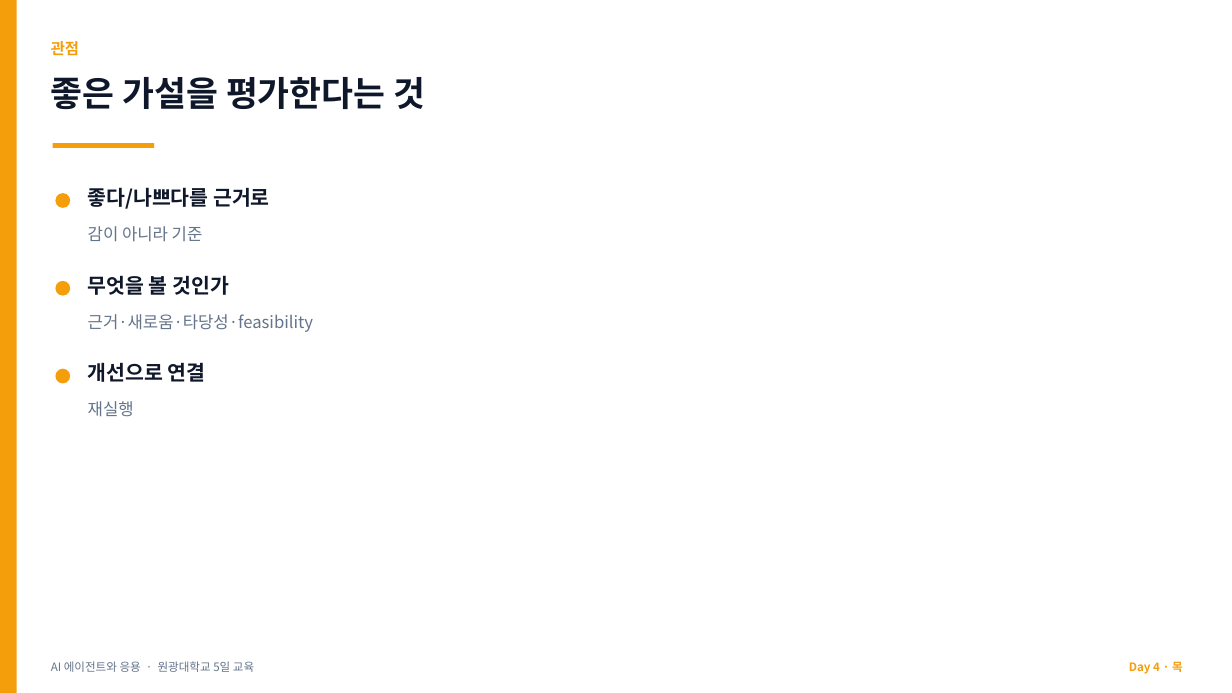
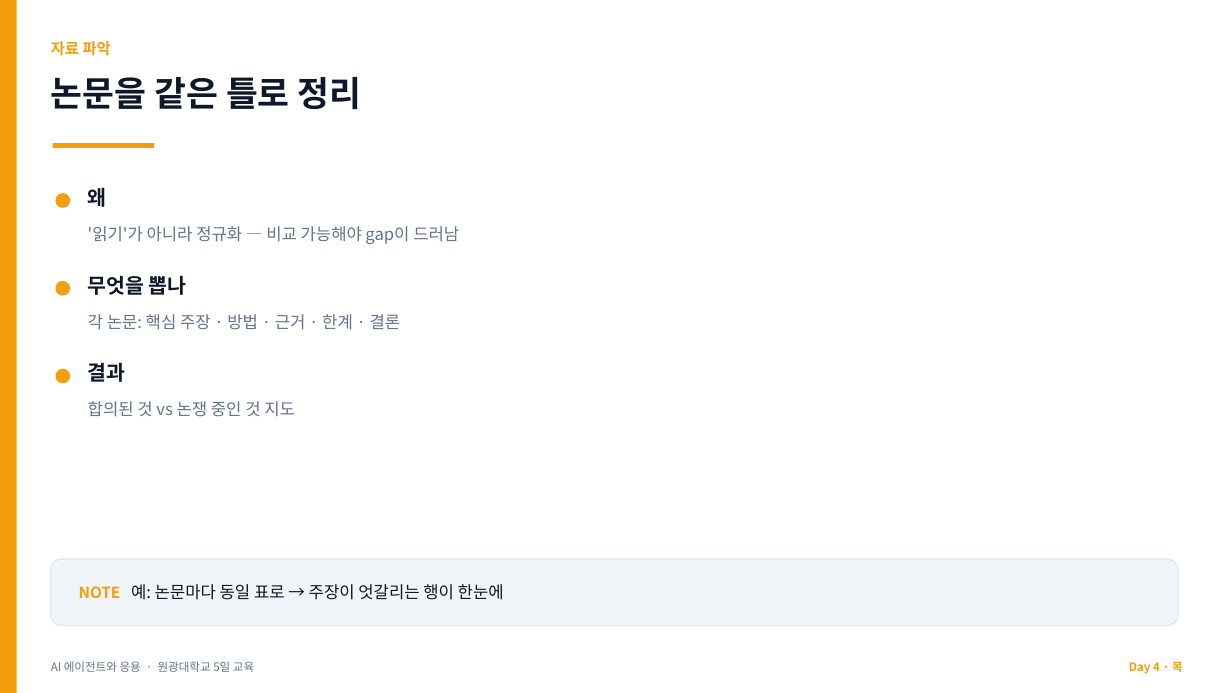
Before and after one commit to jyshin-22/wku-ai-agent-program, a slide deck: slide 14 of slides/day4.pptx (slide 19 before the commit). Drawn at 1232x693 pixels with LibreOffice and Linux fonts; fonts in the diff are those of the drawing. Boxes give left, top, right and bottom in pixels: in the first picture for what was removed or moved away, otherwise in the second. Text is boxed around its words. In the diff, an @@ line names an element or a change of style, - is before the commit and + after.

```diff
--- a/slides/day4.pptx
+++ b/slides/day4.pptx
@@ text at [51, 41, 111, 56]: text changed @@
-관점
+자료 파악
@@ text at [51, 77, 362, 109]: text changed @@
-좋은 가설을 평가한다는 것
+논문을 같은 틀로 정리
@@ text at [88, 188, 107, 207]: text changed @@
-좋다/나쁘다를 근거로
+왜
@@ text at [88, 226, 459, 244]: text changed @@
-감이 아니라 기준
+'읽기'가 아니라 정규화 — 비교 가능해야 gap이 드러남
@@ text at [88, 275, 187, 295]: text changed @@
-무엇을 볼 것인가
+무엇을 뽑나
@@ text at [88, 314, 401, 330]: text changed @@
-근거·새로움·타당성·feasibility
+각 논문: 핵심 주장 · 방법 · 근거 · 한계 · 결론
@@ text at [88, 362, 126, 382]: text changed @@
-개선으로 연결
+결과
@@ text at [88, 401, 295, 417]: text changed @@
-재실행
+합의된 것 vs 논쟁 중인 것 지도
@@ rounded rectangle added at [51, 559, 1178, 626], fill #F1F5F9, outline #E2E8F0 1 pt @@
@@ text added at [79, 584, 504, 600], 13 pt, text #0F172A @@
+NOTE 예: 논문마다 동일 표로 → 주장이 엇갈리는 행이 한눈에
```
Also in this commit, not shown: 19 other slides changed, 3 slides added, 2 slides removed, 8 other files.
